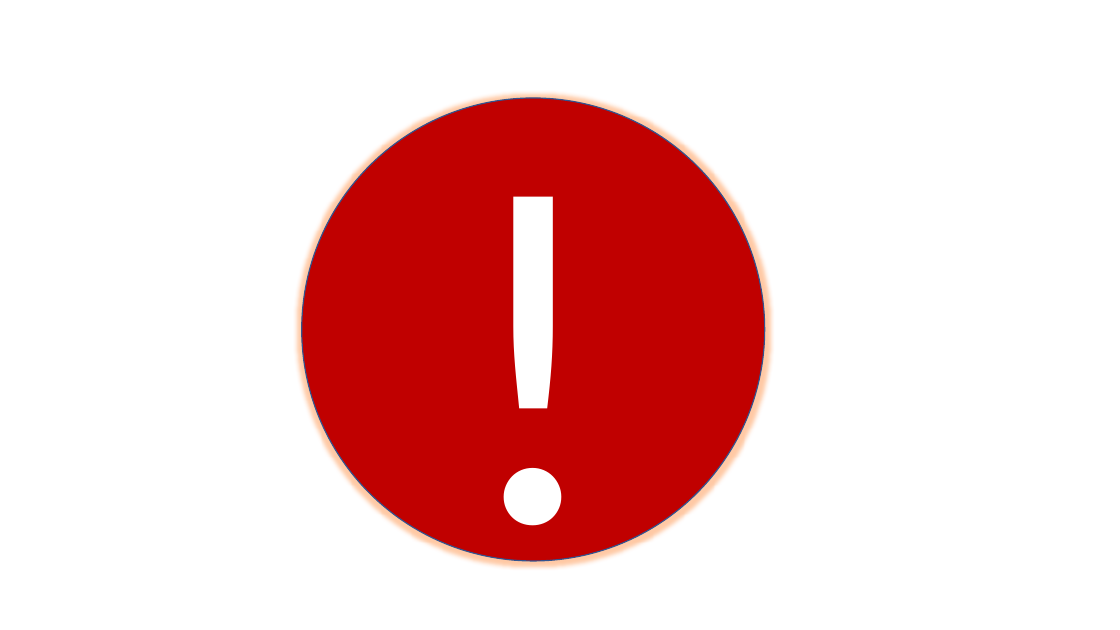
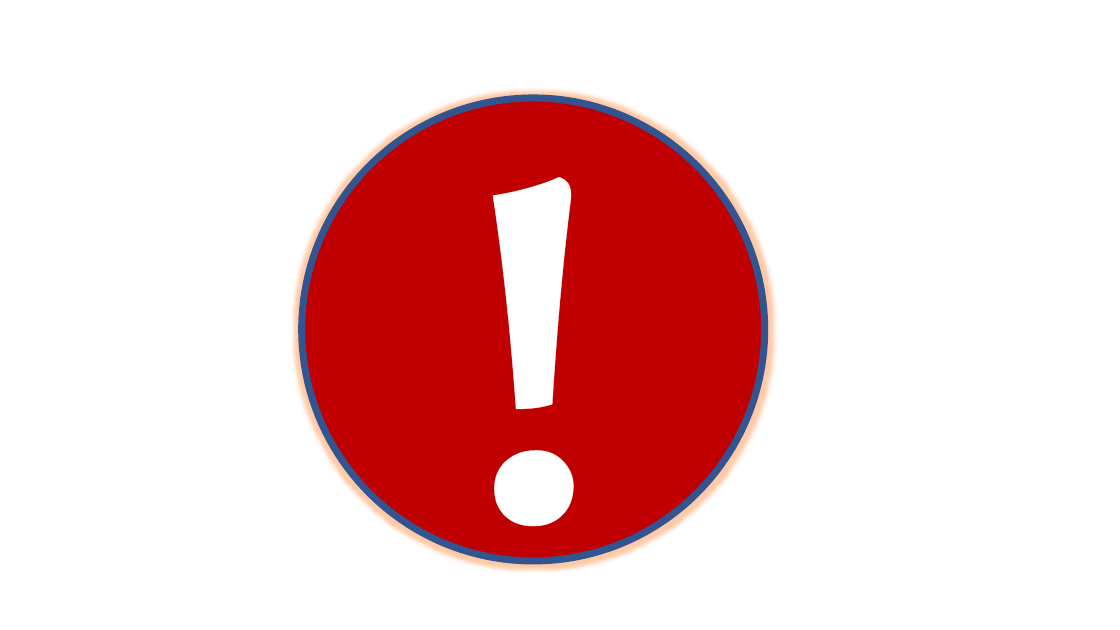
Before and after one commit to taup76/artifice, a slide deck: slide 2 of images/token/tokens.pptx. Drawn at 1120x630 pixels with LibreOffice and Linux fonts; fonts in the diff are those of the drawing. Boxes give left, top, right and bottom in pixels: in the first picture for what was removed or moved away, otherwise in the second. Text is boxed around its words. In the diff, an @@ line names an element or a change of style, - is before the commit and + after.

```diff
--- a/images/token/tokens.pptx
+++ b/images/token/tokens.pptx
@@ ellipse "!" at [302,98,765,561]: font Calibri to Vollkorn, letter outline none to #FFFFFF 0.75 pt, bold on; outline #325491 1 pt to #325491 6 pt @@
```
Also in this commit, not shown: 1 other slide changed, 1 slide added, 45 other files.
